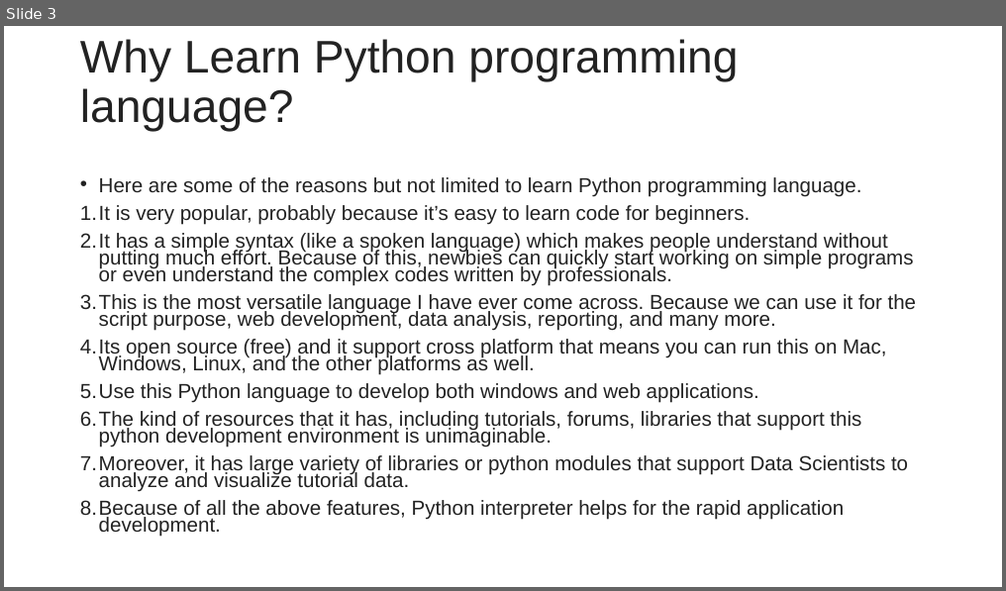
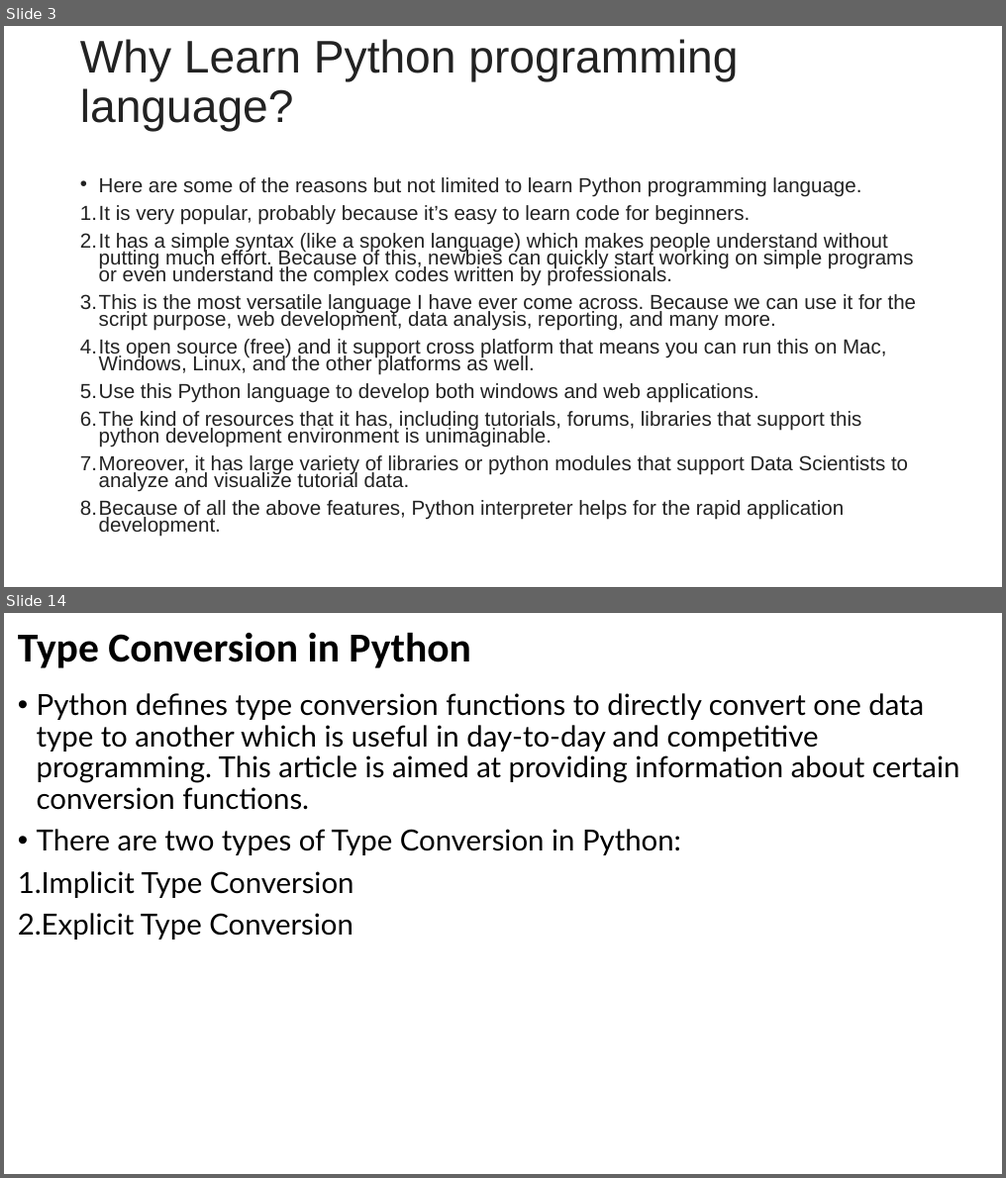
Before and after one commit to hitendradixit/Machine-Learning, a slide deck: SeesionSlides/MACHINE LEARNING Session 1.pptx. Shown one above the other, each under a label of ours: slide 3 before the commit, slides 3 and 14 after it; the slides between them are not shown. The pictures are 1006x591 and 1006x1178 pixels, drawn with LibreOffice and Linux fonts; fonts in the diff are those of the drawing. Boxes give left, top, right and bottom in pixels: in the first picture for what was removed or moved away, otherwise in the second. Text is boxed around its words. In the diff, an @@ line names an element or a change of style, - is before the commit and + after.

```diff
--- a/SeesionSlides/MACHINE LEARNING Session 1.pptx
+++ b/SeesionSlides/MACHINE LEARNING Session 1.pptx
@@ slide 14 added at [4,613,1002,1174], background #FFFFFF @@
@@ title added at [18,632,471,668], 39.6 pt, text #000000, bold @@
+Type Conversion in Python
@@ text added at [18,693,959,940], 28 pt, text #000000 @@
+• Python defines type conversion functions to directly convert one data type to another which is useful in day-to-day and competitive programming. This article is aimed at providing information about certain conversion functions.
+• There are two types of Type Conversion in Python:
+1. Implicit Type Conversion
+2. Explicit Type Conversion
```
Also in this commit, not shown: 2 slides changed, 16 other slides added, 7 slides removed.
